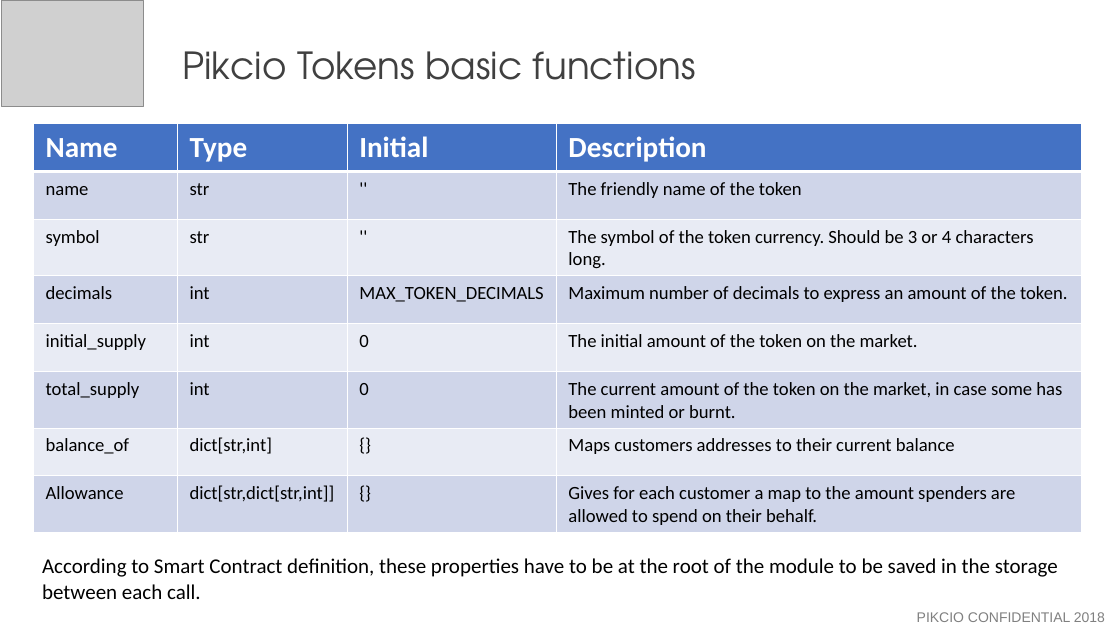
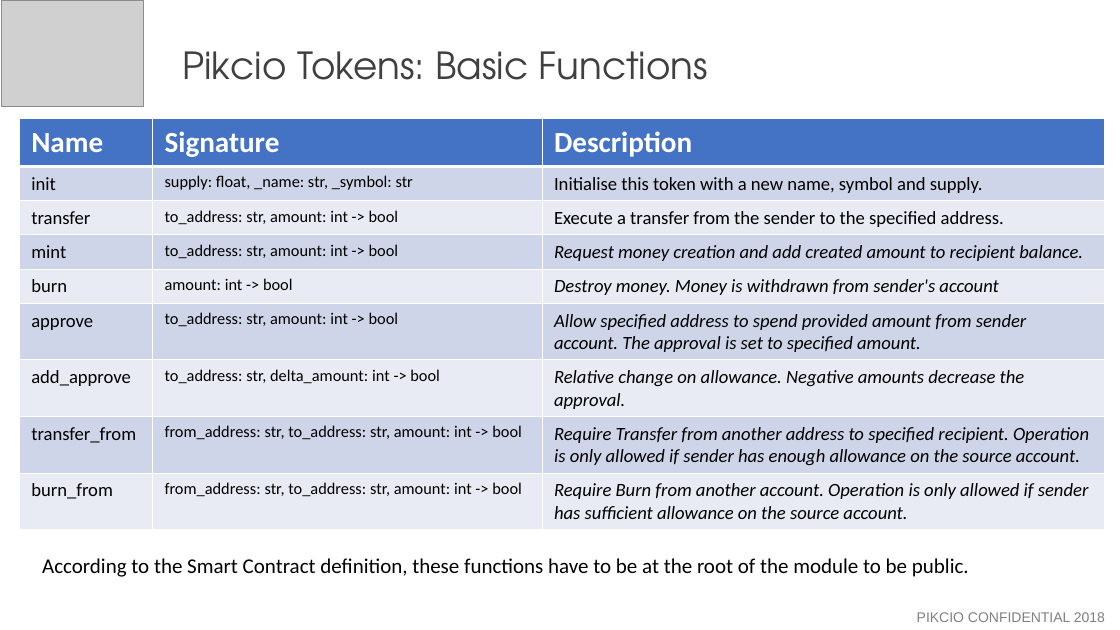
Before and after one commit to thibault-yellowstones/pikcio-tokens, a slide deck: slide 3 of Pikcio_tokens.pptx (slide 2 before the commit). Drawn at 1120x630 pixels with LibreOffice and Linux fonts; fonts in the diff are those of the drawing; grey boxes stand for pictures. Boxes give left, top, right and bottom in pixels: in the first picture for what was removed or moved away, otherwise in the second. Text is boxed around its words. In the diff, an @@ line names an element or a change of style, - is before the commit and + after.

```diff
--- a/Pikcio_tokens.pptx
+++ b/Pikcio_tokens.pptx
@@ text at (182,51,708,80): text changed @@
-Pikcio Tokens basic functions
+Pikcio Tokens: Basic Functions
@@ table at (19,118,1105,529) @@
-Name | Type | Initial | Description
-name | str | '' | The friendly name of the token
-symbol | str | '' | The symbol of the token currency. Should be 3 or 4 characters long.
-decimals | int | MAX_TOKEN_DECIMALS | Maximum number of decimals to express an amount of the token.
-initial_supply | int | 0 | The initial amount of the token on the market.
-total_supply | int | 0 | The current amount of the token on the market, in case some has been minted or burnt.
-balance_of | dict[str,int] | {} | Maps customers addresses to their current balance
-Allowance | dict[str,dict[str,int]] | {} | Gives for each customer a map to the amount spenders are allowed to spend on their behalf.
+Name | Signature | Description
+init | supply: float, _name: str, _symbol: str | Initialise this token with a new name, symbol and supply.
+transfer | to_address: str, amount: int -> bool | Execute a transfer from the sender to the specified address.
+mint | to_address: str, amount: int -> bool | Request money creation and add created amount to recipient balance.
+burn | amount: int -> bool | Destroy money. Money is withdrawn from sender's account
+approve | to_address: str, amount: int -> bool | Allow specified address to spend provided amount from sender account. The approval is set to specified amount.
+add_approve | to_address: str, delta_amount: int -> bool | Relative change on allowance. Negative amounts decrease the approval.
+transfer_from | from_address: str, to_address: str, amount: int -> bool | Require Transfer from another address to specified recipient. Operation is only allowed if sender has enough allowance on the source account.
+burn_from | from_address: str, to_address: str, amount: int -> bool | Require Burn from another account. Operation is only allowed if sender has sufficient allowance on the source account.
@@ table: place and size @@
-table at (34,124,1081,533)
+table at (19,118,1105,529)
@@ text at (42,558,969,577): text changed @@
-According to Smart Contract definition, these properties have to be at the root of the module to be saved in the storage
-between each call.
+According to the Smart Contract definition, these functions have to be at the root of the module to be public.
```
Also in this commit, not shown: 7 slides added.
